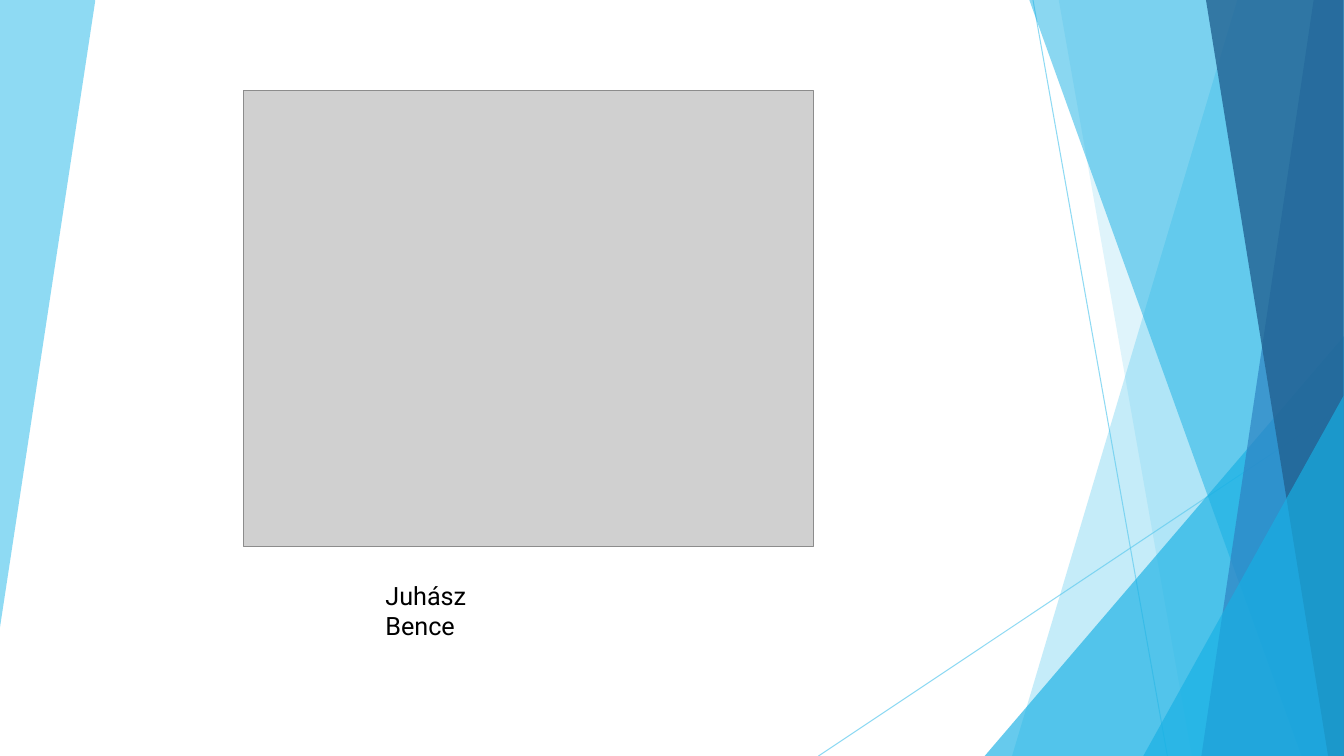
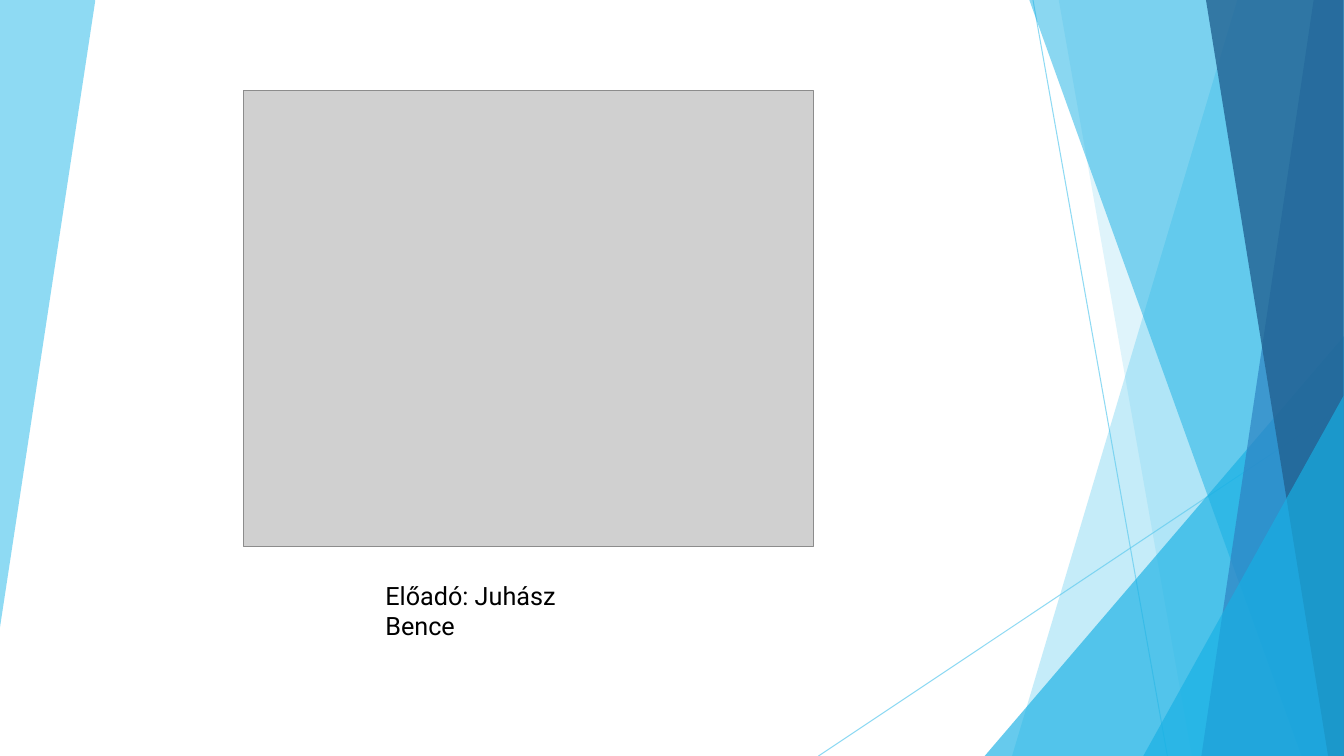
Before and after one commit to jbence1994/Virtual-Receptionist-projection, a slide deck: slide 1 of documentation/VR.pptx. Drawn at 1344x756 pixels with LibreOffice and Linux fonts; fonts in the diff are those of the drawing; grey boxes stand for pictures. Boxes give left, top, right and bottom in pixels: in the first picture for what was removed or moved away, otherwise in the second. Text is boxed around its words. In the diff, an @@ line names an element or a change of style, - is before the commit and + after.

```diff
--- a/documentation/VR.pptx
+++ b/documentation/VR.pptx
@@ text at box(385, 586, 556, 636): text changed @@
-Juhász Bence
+Előadó: Juhász Bence
```
Also in this commit, not shown: 1 other slide changed, 2 slides added, 2 slides removed.
